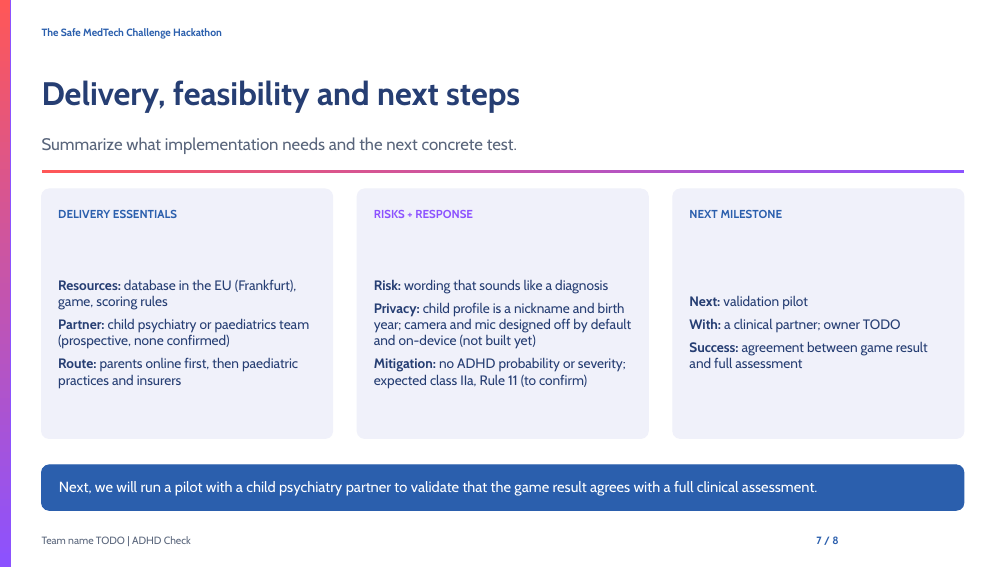
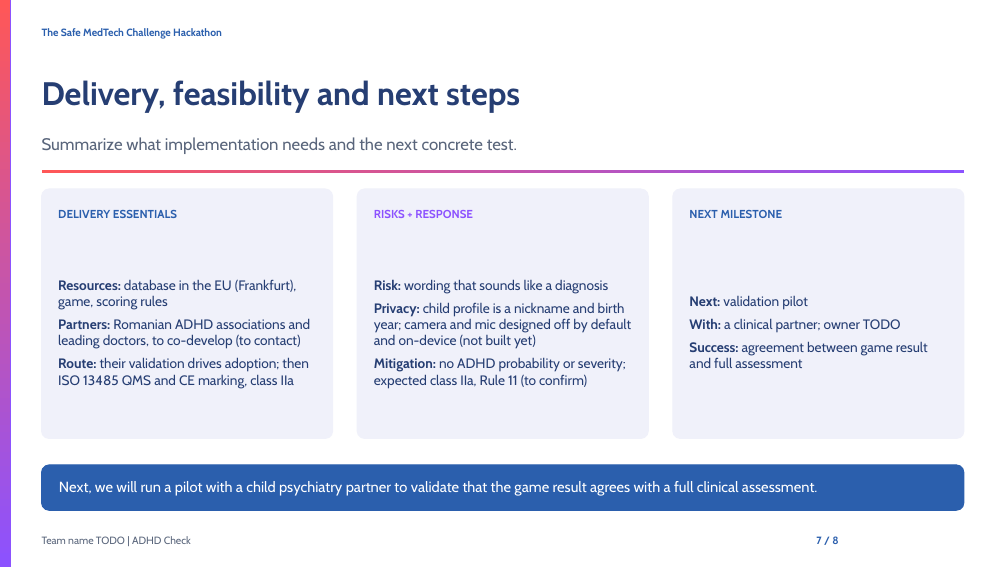
Before and after one commit to NovaCX23/adhdcheck, a slide deck: slide 7 of pitch/ADHD_Check_Pitch.pptx. Drawn at 1008x567 pixels with LibreOffice and Linux fonts; fonts in the diff are those of the drawing. Boxes give left, top, right and bottom in pixels: in the first picture for what was removed or moved away, otherwise in the second. Text is boxed around its words. In the diff, an @@ line names an element or a change of style, - is before the commit and + after.

```diff
--- a/pitch/ADHD_Check_Pitch.pptx
+++ b/pitch/ADHD_Check_Pitch.pptx
@@ text at [58,318,311,389]: text changed @@
-Partner: child psychiatry or paediatrics team (prospective, none confirmed)
-Route: parents online first, then paediatric practices and insurers
+Partners: Romanian ADHD associations and leading doctors, to co-develop (to contact)
+Route: their validation drives adoption; then ISO 13485 QMS and CE marking, class IIa
```
Also in this commit, not shown: 2 other slides changed, 1 slide added, 1 other file.
